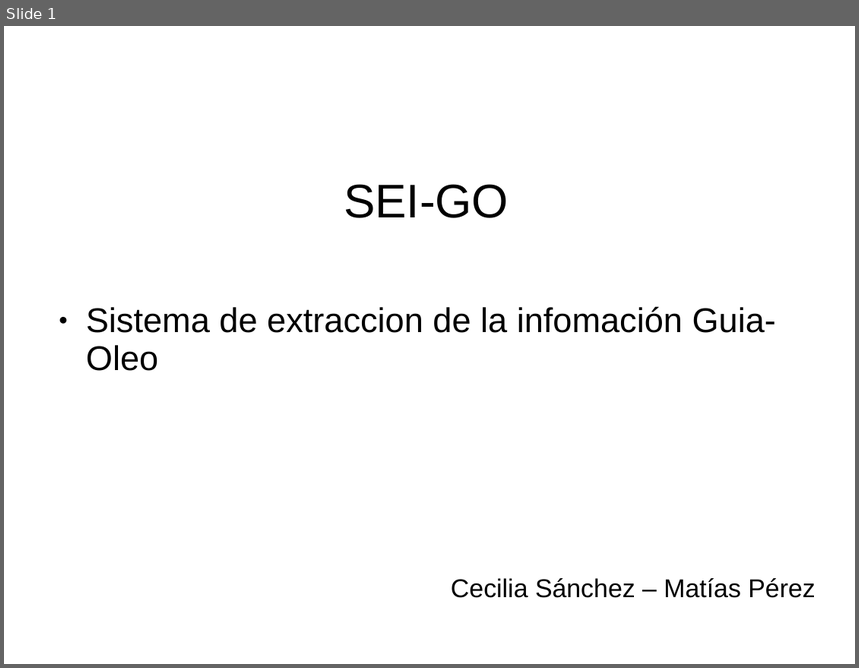
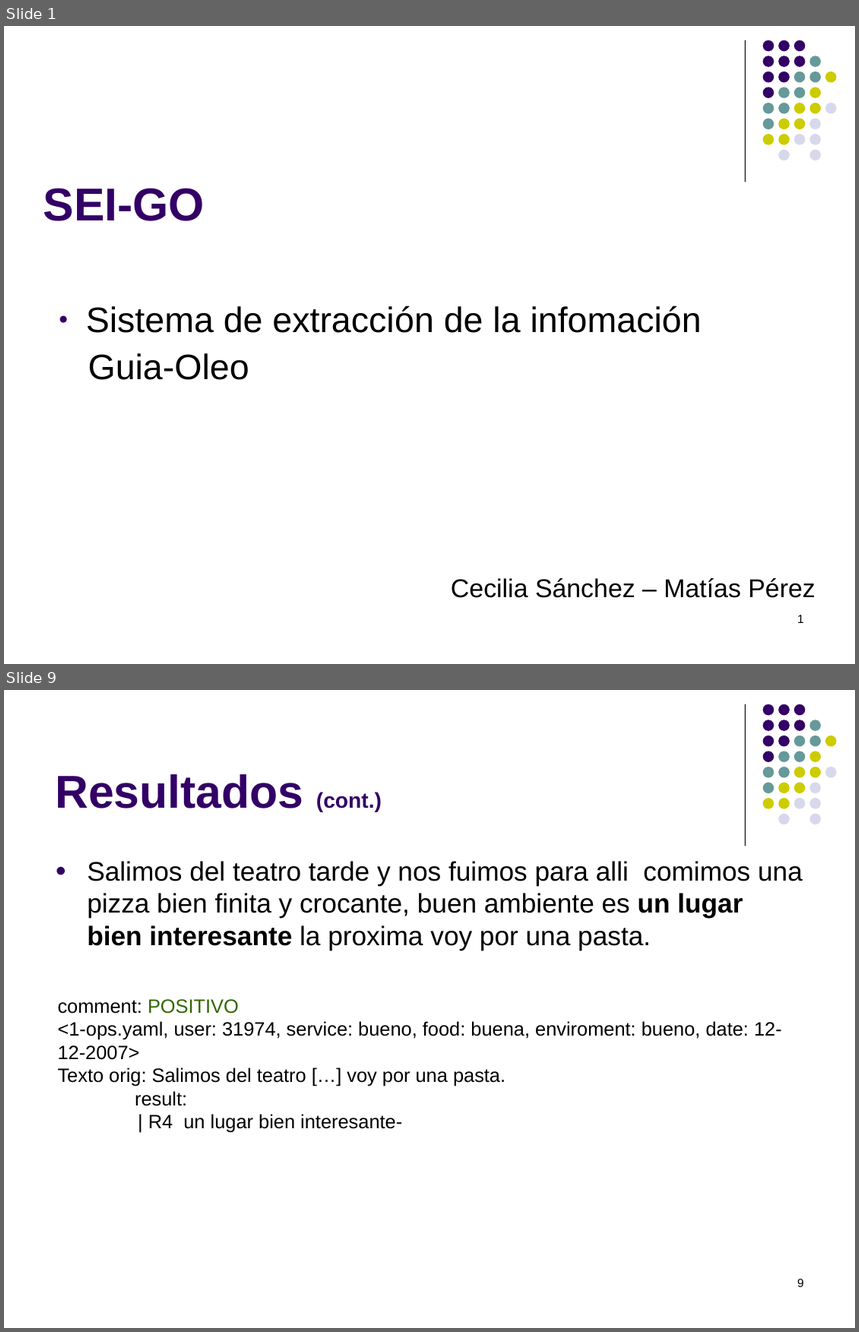
Before and after one commit to Maturuleco/ia2010primercuat, a slide deck: Presentacion/presentacion_final.ppt. Shown one above the other, each under a label of ours: slide 1 before the commit, slides 1 and 9 after it; the slides between them are not shown. The pictures are 859x668 and 859x1332 pixels, drawn with LibreOffice and Linux fonts; fonts in the diff are those of the drawing. Boxes give left, top, right and bottom in pixels: in the first picture for what was removed or moved away, otherwise in the second. Text is boxed around its words. In the diff, an @@ line names an element or a change of style, - is before the commit and + after.

```diff
--- a/Presentacion/presentacion_final.ppt
+++ b/Presentacion/presentacion_final.ppt
@@ slide 9 added at [4, 690, 855, 1328], background #FFFFFF; not listed: 32 template elements that a slide beside it also shows @@
@@ title added at [55, 774, 382, 812], 43 pt, text #330066, bold @@
+Resultados (cont.)
@@ text added at [87, 861, 803, 950], 25 pt, text #000000 @@
+● Salimos del teatro tarde y nos fuimos para alli comimos una pizza bien finita y crocante, buen ambiente es un lugar bien interesante la proxima voy por una pasta.
@@ text added at [58, 999, 782, 1133], 18 pt, text #000000 @@
+comment: POSITIVO
+<1-ops.yaml, user: 31974, service: bueno, food: buena, enviroment: bueno, date: 12-12-2007>
+Texto orig: Salimos del teatro […] voy por una pasta.
+result:
+| R4 un lugar bien interesante-
@@ page number added at [797, 1279, 804, 1287], 11 pt, text #000000 @@
+9
@@ slide 1 changed as well @@
@@ line added from (746, 40) to (746, 182), #000000 0.74 pt @@
@@ title "SEI-GO" at [44, 188, 205, 221]: size 44 to 43 pt, text colour #000000 to #330066, bold on; alignment centre to left; line spacing 0.93 to 1 @@
@@ group added at [763, 40, 837, 161]: 31 ellipses @@
@@ text at [86, 306, 702, 380]: text changed; size 32 to 33 pt @@
-● Sistema de extraccion de la infomación Guia-Oleo
+● Sistema de extracción de la infomación
+Guia-Oleo
@@ page number added at [797, 615, 804, 623], 11 pt, text #000000 @@
+1
```
Also in this commit, not shown: 1 other slide changed, 11 other slides added, 3 slides removed.
